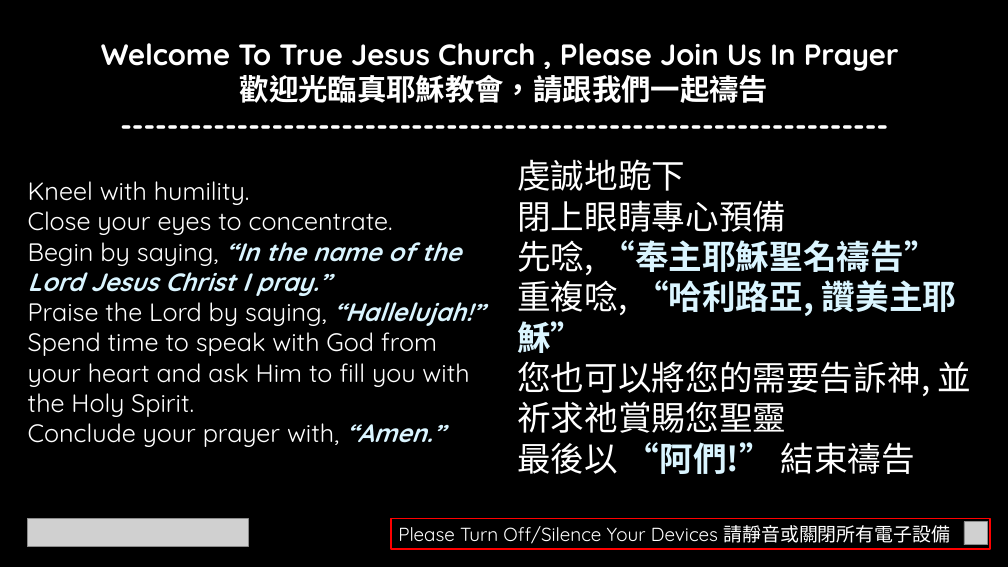
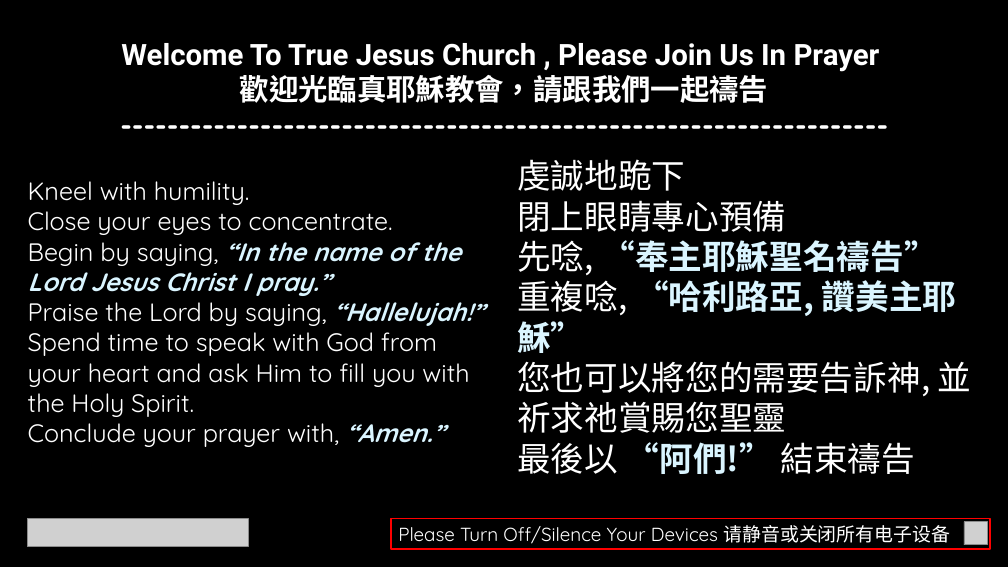
Before and after one commit to calebchanwy/tjc-powerpoint, a slide deck: slide 6 of TJCPowerPoint/Resources/ServiceWidescreen.pptx. Drawn at 1008x567 pixels with LibreOffice and Linux fonts; fonts in the diff are those of the drawing; grey boxes stand for pictures. Boxes give left, top, right and bottom in pixels: in the first picture for what was removed or moved away, otherwise in the second. Text is boxed around its words. In the diff, an @@ line names an element or a change of style, - is before the commit and + after.

```diff
--- a/TJCPowerPoint/Resources/ServiceWidescreen.pptx
+++ b/TJCPowerPoint/Resources/ServiceWidescreen.pptx
@@ text "Welcome To True Jesus Church ..." at [121, 43, 880, 103]: font Quicksand to Roboto in "Welcome To True Jesus Church , Please ..." @@
@@ text in rectangle at [398, 525, 950, 544]: text changed @@
-Please Turn Off/Silence Your Devices 請靜音或關閉所有電子設備
+Please Turn Off/Silence Your Devices 请静音或关闭所有电子设备
```
Also in this commit, not shown: 7 other slides changed, 30 other files.
